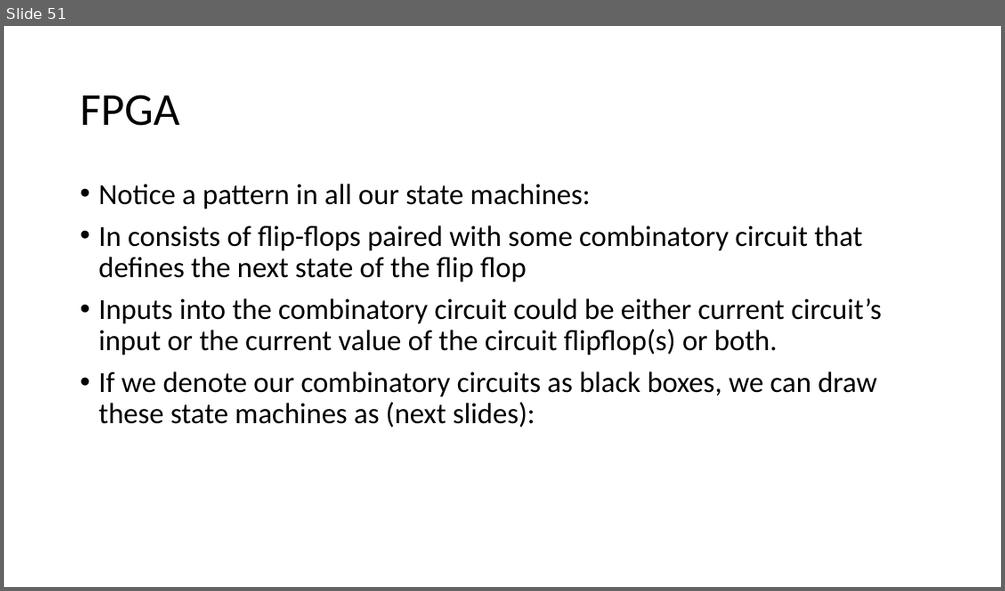
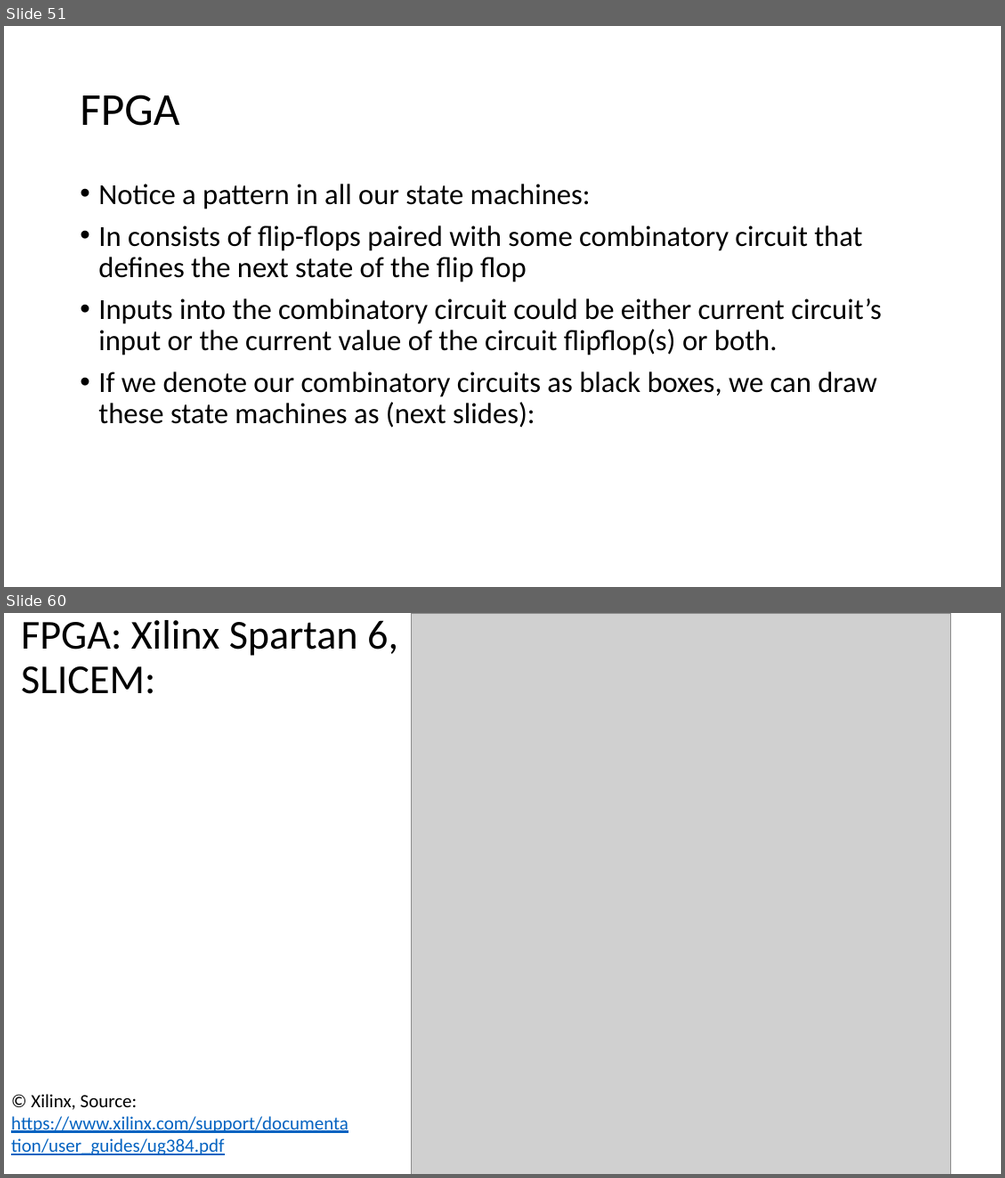
Before and after one commit to quarck/vhdl_intro, a slide deck: part2.pptx. Shown one above the other, each under a label of ours: slide 51 before the commit, slides 51 and 60 after it; the slides between them are not shown. The pictures are 1005x591 and 1005x1178 pixels, drawn with LibreOffice and Linux fonts; fonts in the diff are those of the drawing; grey boxes stand for pictures. Boxes give left, top, right and bottom in pixels: in the first picture for what was removed or moved away, otherwise in the second. Text is boxed around its words. In the diff, an @@ line names an element or a change of style, - is before the commit and + after.

```diff
--- a/part2.pptx
+++ b/part2.pptx
@@ slide 60 added at box(4, 613, 1001, 1174), background #FFFFFF @@
@@ title added at box(21, 620, 398, 694), 39.6 pt, text #000000 @@
+FPGA: Xilinx Spartan 6, SLICEM:
@@ picture added at box(411, 613, 951, 1174) @@
@@ text added at box(11, 1094, 348, 1155), 18 pt, text #0563C1, underline @@
+© Xilinx, Source: https://www.xilinx.com/support/documentation/user_guides/ug384.pdf
```
Also in this commit, not shown: 5 slides changed, 6 other slides added, 1 other file.
